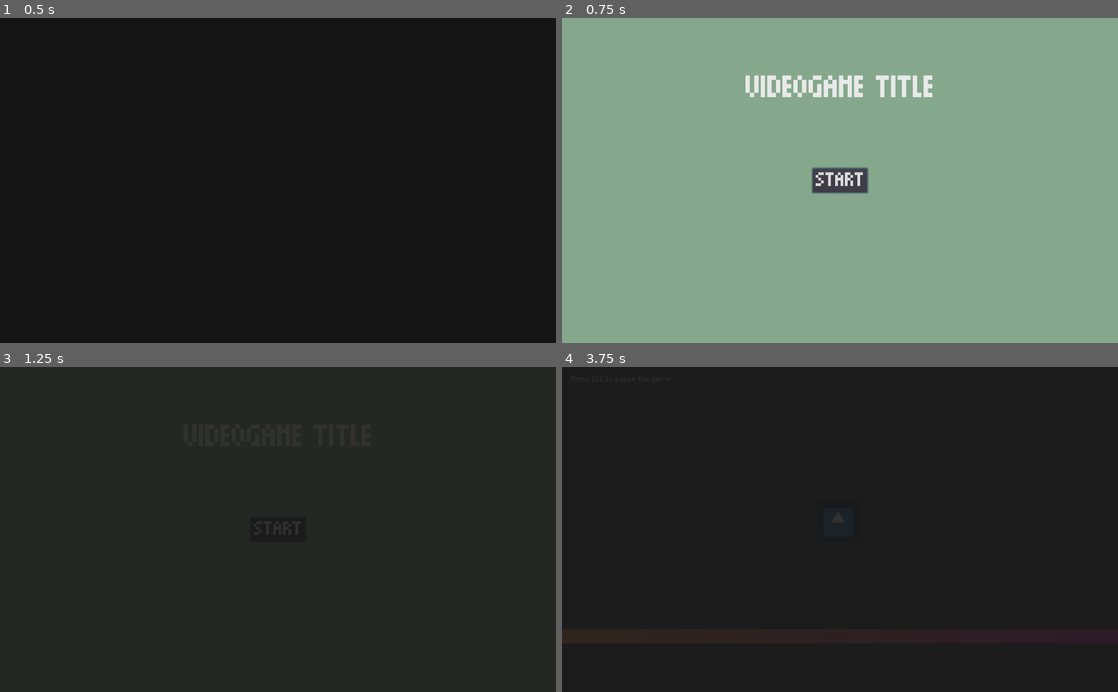
Above: before the commit, frames 1-4 (two rows, left to right).
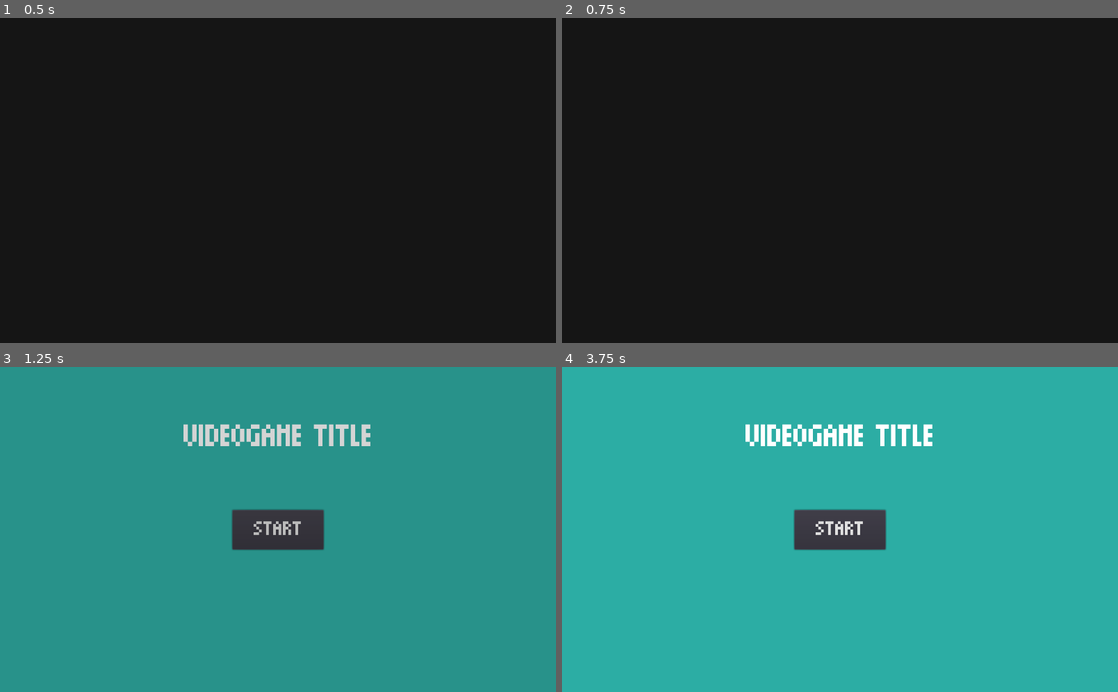
Above: after the commit, the same moments.

Repository: crystal-bit/godot-game-template
Game: Godot game, scene res://scenes/main.tscn
Two runs of this game, one before a commit and one after it. Both use one fixed random seed, a clock stepped at 60 frames per second and the inputs below. The engine's default icon, where the game draws it, is replaced by a stand-in: a white triangle on a blue panel in a dark square.
Inputs (mouse positions are in pixels of both pictures, inside the frame that each line leads up to):
- Up to frame 1 (0.5 s): no input
- Up to frame 2 (0.75 s): click "START" at 0.5 s
- Up to frame 3 (1.25 s): no input
- Up to frame 4 (3.75 s): click (840, 529) at 1.25 s, where only the run after the commit has a clickable "START"; tap Enter at 2 s; hold Right (ui_right) 2.03-3.53 s; tap Up (ui_up) at 2.27, 3.02 s; tap Space at 3.5 s; hold Left (ui_left) from 3.53 s (still down)

Frame 1 is identical in both runs. In frame 2, 100% of the frame differs, in the area x 0-100%, y 0-100%; in frame 3, 99%; in frame 4, 100%.

Commit message:
Fix input prevention not working in some cases.
Create Transitions scene and GDScript class.
Improve animation timings and main menu default color.

Diff:
--- a/autoload/game.gd
+++ b/autoload/game.gd
@@ -5,11 +5,15 @@
 	"res://scenes/main.tscn"
 ]
 
-var main
+var main: Main
 
 
 func _init():
 	pass
+
+
+func init(main_scene):
+	main = main_scene
 
 
 func _ready():
@@ -35,34 +39,30 @@
 	played_scene.owner = main
 
 
-func init(main_scene):
-	main = main_scene
+func change_scene(new_scene, params= {}):
+	var current_scene = main.active_scene_container.get_child(0)
+	var transitions: Transitions = main.transitions
 
+	# prevent inputs  during scene change
+	get_tree().paused = true
 
-func change_scene(new_scene, params= {}):
 	if new_scene in scenes_denylist:
 		print_debug("WARNING: ", new_scene, " is in the denylist. Loading a default scene")
 		new_scene = "res://scenes/menu/menu.tscn"
 
-	var current_scene = main.active_scene_container.get_child(0)
 	var scn = load(new_scene)
-	# pause current scene and prevent processing new inputs (avoid bugs)
-	get_tree().paused = true
-	main.anims.play("fade-to-black")
-	yield(main.anims, "animation_finished")
+	transitions.fade_in()
+	yield(transitions.anim, "animation_finished")
 	current_scene.queue_free()
 	var instanced_scn = scn.instance()
 	main.active_scene_container.add_child(instanced_scn)
 	# artificially wait some time in order to have a gentle game transition
+	# TODO: do this only if load time < 0.5s
 	yield(get_tree().create_timer(0.5), "timeout")
-	main.anims.play("fade-from-black")
+	transitions.fade_out()
 	if instanced_scn.has_method("pre_start"):
 		instanced_scn.pre_start(params)
-	yield(main.anims, "animation_finished")
+	yield(transitions.anim, "animation_finished")
 	get_tree().paused = false
 	if instanced_scn.has_method("start"):
 		instanced_scn.start()
-
-
-func flash():
-	main.anims.play("flash")
--- a/project.godot
+++ b/project.godot
@@ -13,9 +13,15 @@
 "class": "Main",
 "language": "GDScript",
 "path": "res://scenes/main.gd"
+}, {
+"base": "CanvasLayer",
+"class": "Transitions",
+"language": "GDScript",
+"path": "res://scenes/transitions/transitions.gd"
 } ]
 _global_script_class_icons={
-"Main": ""
+"Main": "",
+"Transitions": ""
 }
 
 [application]
--- a/scenes/gameplay/gameplay.gd
+++ b/scenes/gameplay/gameplay.gd
@@ -2,12 +2,11 @@
 
 
 func pre_start(params):
-	print_debug("Gameplay started with params = ")
-
+	print("\npre_start called with params = ")
 	for key in params:
 		var val = params[key]
-		print(key, ": ", val)
+		printt("", key, val)
 
 
 func start():
-	print("Start game logic!")
+	print("\nStart game logic!")
--- a/scenes/gameplay/pauseLayer.gd
+++ b/scenes/gameplay/pauseLayer.gd
@@ -26,6 +26,9 @@
 
 
 func _on_Main_Menu_pressed():
+	""" Note: this should be connected as one-shot to avoid bugs on
+	multiple click during animations.
+	For other parts of the game the pause state takes care of this."""
 	Game.change_scene("res://scenes/menu/menu.tscn")
 	# if, by accident, you try to load the main scene (the container
 	# for this template) it prevents to load it because
--- a/scenes/gameplay/player.gd
+++ b/scenes/gameplay/player.gd
@@ -9,6 +9,7 @@
 # state variables
 var input_vec = Vector2()
 var powerup = false
+
 
 func _ready():
 	pass
--- a/scenes/main.gd
+++ b/scenes/main.gd
@@ -1,7 +1,7 @@
 class_name Main
 extends Node
 
-onready var anims: AnimationPlayer = $Transitions/AnimationPlayer
+onready var transitions = $Transitions
 onready var active_scene_container = $ActiveSceneContainer
 
 var initial_fade_active = true
@@ -17,9 +17,9 @@
 	active_scene.set_process_unhandled_input(false)
 
 	if initial_fade_active:
-		anims.play("black")
+		transitions.set_black()
 		yield(get_tree().create_timer(1), "timeout")
-		anims.play("fade-from-black")
+		transitions.fade_out()
 
 
 func get_active_scene():
@@ -27,7 +27,6 @@
 
 
 func _input(event):
-	# if there is a transition playing
-	if anims.is_playing():
+	if transitions.playing():
 		# prevent  all input events
 		get_tree().set_input_as_handled()
--- a/scenes/main.tscn
+++ b/scenes/main.tscn
@@ -1,95 +1,16 @@
-[gd_scene load_steps=7 format=2]
+[gd_scene load_steps=4 format=2]
 
 [ext_resource path="res://scenes/main.gd" type="Script" id=1]
 [ext_resource path="res://scenes/menu/menu.tscn" type="PackedScene" id=2]
-
-[sub_resource type="Animation" id=4]
-resource_name = "black"
-length = 0.001
-tracks/0/type = "value"
-tracks/0/path = NodePath("ColorRect:color")
-tracks/0/interp = 1
-tracks/0/loop_wrap = true
-tracks/0/imported = false
-tracks/0/enabled = true
-tracks/0/keys = {
-"times": PoolRealArray( 0 ),
-"transitions": PoolRealArray( 1 ),
-"update": 0,
-"values": [ Color( 0.0862745, 0.0862745, 0.0862745, 1 ) ]
-}
-
-[sub_resource type="Animation" id=1]
-resource_name = "fade-from-black"
-length = 0.2
-tracks/0/type = "value"
-tracks/0/path = NodePath("ColorRect:color")
-tracks/0/interp = 1
-tracks/0/loop_wrap = true
-tracks/0/imported = false
-tracks/0/enabled = true
-tracks/0/keys = {
-"times": PoolRealArray( 0, 0.2 ),
-"transitions": PoolRealArray( 1, 1 ),
-"update": 0,
-"values": [ Color( 0.0862745, 0.0862745, 0.0862745, 1 ), Color( 0.0862745, 0.0862745, 0.0862745, 0 ) ]
-}
-
-[sub_resource type="Animation" id=2]
-resource_name = "fade-to-black"
-length = 0.2
-tracks/0/type = "value"
-tracks/0/path = NodePath("ColorRect:color")
-tracks/0/interp = 1
-tracks/0/loop_wrap = true
-tracks/0/imported = false
-tracks/0/enabled = true
-tracks/0/keys = {
-"times": PoolRealArray( 0, 0.2 ),
-"transitions": PoolRealArray( 1, 1 ),
-"update": 0,
-"values": [ Color( 0.0862745, 0.0862745, 0.0862745, 0 ), Color( 0.0862745, 0.0862745, 0.0862745, 1 ) ]
-}
-
-[sub_resource type="Animation" id=3]
-resource_name = "flash"
-length = 0.2
-tracks/0/type = "value"
-tracks/0/path = NodePath("ColorRect:color")
-tracks/0/interp = 1
-tracks/0/loop_wrap = true
-tracks/0/imported = false
-tracks/0/enabled = true
-tracks/0/keys = {
-"times": PoolRealArray( 0, 0.0228121, 0.141764 ),
-"transitions": PoolRealArray( 1, 0.31864, 1 ),
-"update": 0,
-"values": [ Color( 1, 1, 1, 1 ), Color( 1, 1, 1, 1 ), Color( 1, 1, 1, 0 ) ]
-}
+[ext_resource path="res://scenes/transitions/transitions.tscn" type="PackedScene" id=3]
 
 [node name="Main" type="Node"]
+pause_mode = 2
 script = ExtResource( 1 )
 
-[node name="Transitions" type="CanvasLayer" parent="."]
-pause_mode = 2
-layer = 100
-
-[node name="ColorRect" type="ColorRect" parent="Transitions"]
-anchor_right = 1.0
-anchor_bottom = 1.0
-mouse_filter = 2
-color = Color( 0.0862745, 0.0862745, 0.0862745, 1 )
-__meta__ = {
-"_edit_use_anchors_": false
-}
-
-[node name="AnimationPlayer" type="AnimationPlayer" parent="Transitions"]
-playback_speed = 0.1
-anims/black = SubResource( 4 )
-anims/fade-from-black = SubResource( 1 )
-anims/fade-to-black = SubResource( 2 )
-anims/flash = SubResource( 3 )
+[node name="Transitions" parent="." instance=ExtResource( 3 )]
 
 [node name="ActiveSceneContainer" type="Node" parent="."]
+pause_mode = 1
 
 [node name="Menu" parent="ActiveSceneContainer" instance=ExtResource( 2 )]
--- a/scenes/menu/button.gd
+++ b/scenes/menu/button.gd
@@ -2,7 +2,6 @@
 
 
 func _on_Button_pressed():
-	print("PREMUUUUTo")
 	var params = {
 		"a_number": 10,
 		"a_string": "Ciao mamma!",
@@ -11,6 +10,5 @@
 			"name": "test",
 			"val": 15
 		},
-		"you_can_pass_also_node_duplicates_but_im_not_sure_its_really_a_good_idea": self.duplicate()
 	}
 	Game.change_scene("res://scenes/gameplay/gameplay.tscn", params)
--- a/scenes/menu/menu.tscn
+++ b/scenes/menu/menu.tscn
@@ -21,7 +21,7 @@
 [node name="ColorRect" type="ColorRect" parent="."]
 anchor_right = 1.0
 anchor_bottom = 1.0
-color = Color( 0.568627, 0.721569, 0.6, 1 )
+color = Color( 0.176471, 0.682353, 0.647059, 1 )
 __meta__ = {
 "_edit_use_anchors_": false
 }
@@ -31,10 +31,10 @@
 anchor_top = 0.5
 anchor_right = 0.5
 anchor_bottom = 0.5
-margin_left = -51.0
-margin_top = -23.0
-margin_right = 51.0
-margin_bottom = 23.0
+margin_left = -84.0
+margin_top = -36.5
+margin_right = 84.0
+margin_bottom = 36.5
 custom_fonts/font = SubResource( 1 )
 text = "START"
 script = ExtResource( 2 )
--- /dev/null
+++ b/scenes/transitions/transitions.gd
@@ -0,0 +1,20 @@
+class_name Transitions
+extends CanvasLayer
+
+onready var anim = $AnimationPlayer
+
+
+func playing() -> bool:
+	return anim.is_playing() or $ColorRect.color.a != 0
+
+
+func set_black():
+	anim.play("black")
+
+
+func fade_in():
+	anim.play("fade-to-black")
+
+
+func fade_out():
+	anim.play("fade-from-black")
--- /dev/null
+++ b/scenes/transitions/transitions.tscn
@@ -0,0 +1,86 @@
+[gd_scene load_steps=6 format=2]
+
+[ext_resource path="res://scenes/transitions/transitions.gd" type="Script" id=1]
+
+[sub_resource type="Animation" id=1]
+resource_name = "black"
+length = 0.001
+tracks/0/type = "value"
+tracks/0/path = NodePath("ColorRect:color")
+tracks/0/interp = 1
+tracks/0/loop_wrap = true
+tracks/0/imported = false
+tracks/0/enabled = true
+tracks/0/keys = {
+"times": PoolRealArray( 0 ),
+"transitions": PoolRealArray( 1 ),
+"update": 0,
+"values": [ Color( 0.0862745, 0.0862745, 0.0862745, 1 ) ]
+}
+
+[sub_resource type="Animation" id=2]
+length = 0.2
+tracks/0/type = "value"
+tracks/0/path = NodePath("ColorRect:color")
+tracks/0/interp = 1
+tracks/0/loop_wrap = true
+tracks/0/imported = false
+tracks/0/enabled = true
+tracks/0/keys = {
+"times": PoolRealArray( 0, 0.2 ),
+"transitions": PoolRealArray( 1, 1 ),
+"update": 0,
+"values": [ Color( 0.0862745, 0.0862745, 0.0862745, 1 ), Color( 0.0862745, 0.0862745, 0.0862745, 0 ) ]
+}
+
+[sub_resource type="Animation" id=3]
+length = 0.2
+tracks/0/type = "value"
+tracks/0/path = NodePath("ColorRect:color")
+tracks/0/interp = 1
+tracks/0/loop_wrap = true
+tracks/0/imported = false
+tracks/0/enabled = true
+tracks/0/keys = {
+"times": PoolRealArray( 0, 0.2 ),
+"transitions": PoolRealArray( 1, 1 ),
+"update": 0,
+"values": [ Color( 0.0862745, 0.0862745, 0.0862745, 0 ), Color( 0.0862745, 0.0862745, 0.0862745, 1 ) ]
+}
+
+[sub_resource type="Animation" id=4]
+length = 0.2
+tracks/0/type = "value"
+tracks/0/path = NodePath("ColorRect:color")
+tracks/0/interp = 1
+tracks/0/loop_wrap = true
+tracks/0/imported = false
+tracks/0/enabled = true
+tracks/0/keys = {
+"times": PoolRealArray( 0, 0.0228121, 0.141764 ),
+"transitions": PoolRealArray( 1, 0.31864, 1 ),
+"update": 0,
+"values": [ Color( 1, 1, 1, 1 ), Color( 1, 1, 1, 1 ), Color( 1, 1, 1, 0 ) ]
+}
+
+[node name="Transitions" type="CanvasLayer"]
+pause_mode = 2
+layer = 100
+script = ExtResource( 1 )
+
+[node name="ColorRect" type="ColorRect" parent="."]
+anchor_right = 1.0
+anchor_bottom = 1.0
+mouse_filter = 2
+color = Color( 0.0862745, 0.0862745, 0.0862745, 1 )
+__meta__ = {
+"_edit_use_anchors_": false
+}
+
+[node name="AnimationPlayer" type="AnimationPlayer" parent="."]
+autoplay = "black"
+playback_speed = 0.7
+anims/black = SubResource( 1 )
+anims/fade-from-black = SubResource( 2 )
+anims/fade-to-black = SubResource( 3 )
+anims/flash = SubResource( 4 )
